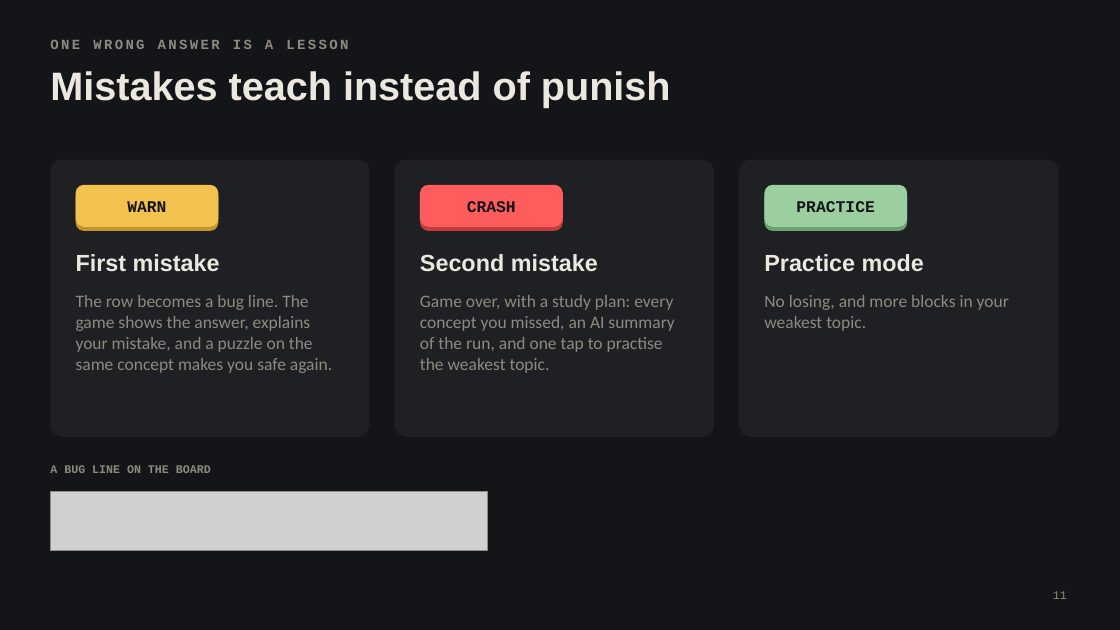
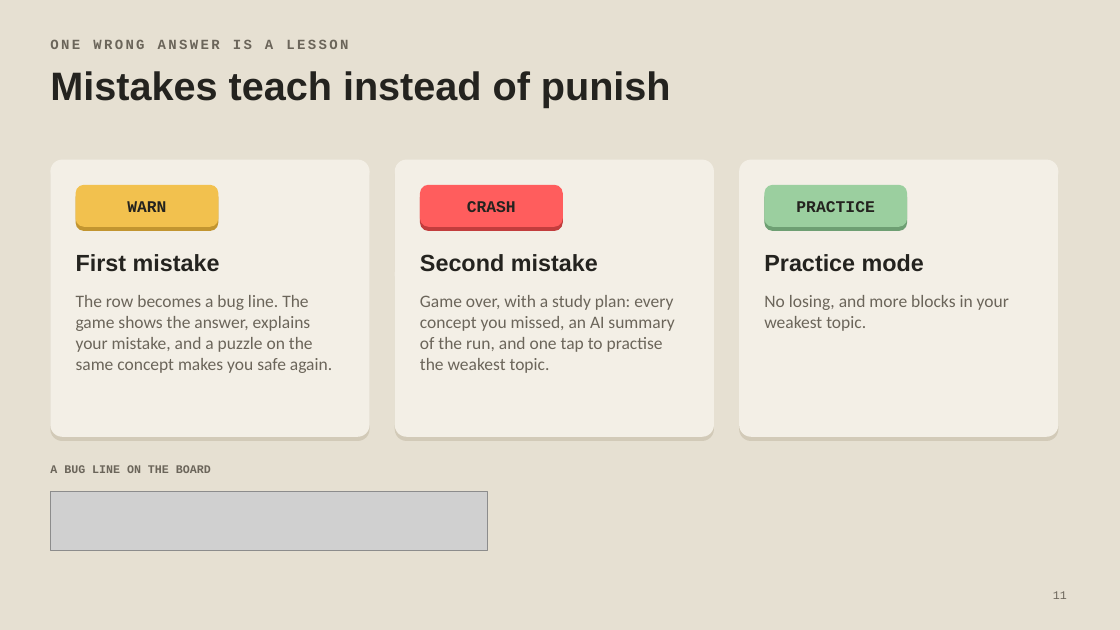
Before and after one commit to dohongminh-ui/Syntax-Stack, a slide deck: slide 11 of docs/Syntax-Stack-finals.pptx. Drawn at 1120x630 pixels with LibreOffice and Linux fonts; fonts in the diff are those of the drawing; grey boxes stand for pictures. Boxes give left, top, right and bottom in pixels: in the first picture for what was removed or moved away, otherwise in the second. Text is boxed around its words. In the diff, an @@ line names an element or a change of style, - is before the commit and + after.

Commit message:
docs(presentation): cream keycap background for the finals deck

```diff
--- a/docs/Syntax-Stack-finals.pptx
+++ b/docs/Syntax-Stack-finals.pptx
@@ background #141518 to #E6E0D2 @@
@@ rounded rectangle added at box(50, 164, 370, 441), fill #D2CAB8 @@
@@ rounded rectangle added at box(395, 164, 714, 441), fill #D2CAB8 @@
@@ fill #1F2024 to #F3EFE6 in 3 elements at box(50, 160, 370, 437), box(395, 160, 714, 437), box(739, 160, 1059, 437) @@
@@ rounded rectangle added at box(739, 164, 1059, 441), fill #D2CAB8 @@
@@ text colour #141518 to #24231F in 3 elements at box(127, 201, 166, 212), box(467, 201, 516, 212), box(796, 201, 874, 212) @@
@@ text colour #ECE8DF to #24231F in 4 elements at box(50, 71, 671, 107), box(76, 254, 220, 272), box(420, 254, 598, 272), box(764, 254, 924, 272) @@
@@ text colour #8E8A80 to #6B655A in 6 elements at box(50, 39, 348, 49), box(76, 295, 332, 373), box(420, 295, 674, 373), box(764, 295, 1009, 331), box(50, 465, 211, 473), box(1053, 591, 1067, 599) @@
```
Also in this commit, not shown: 16 other slides changed.
